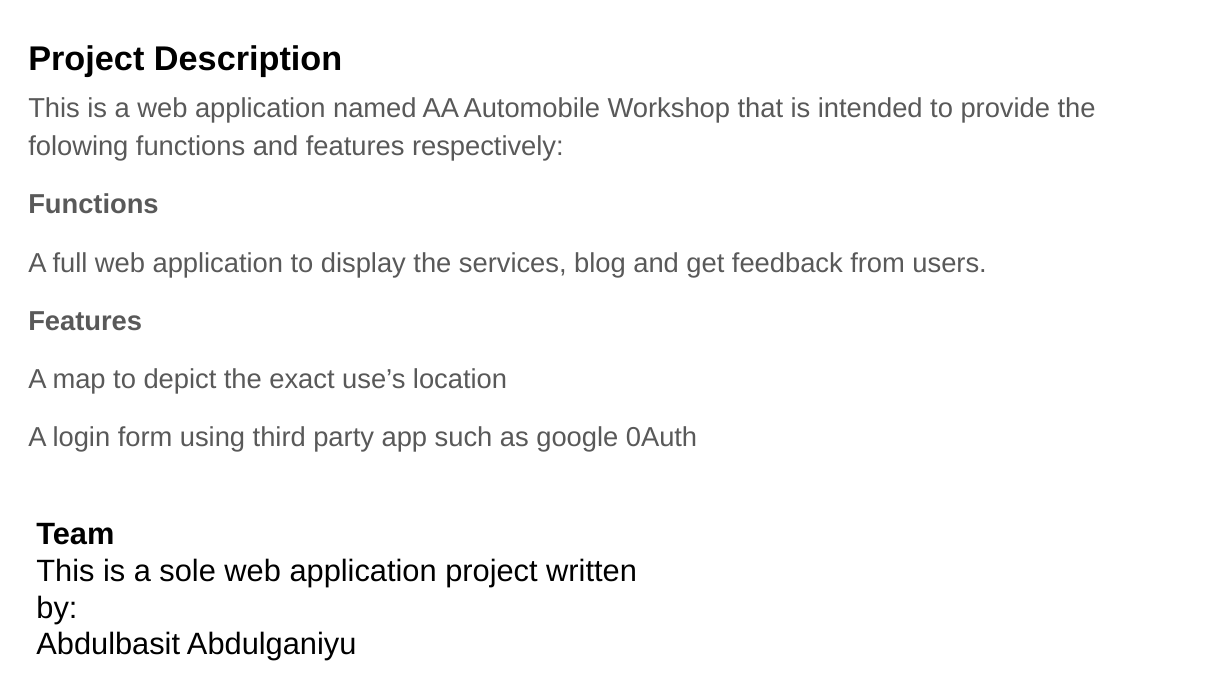
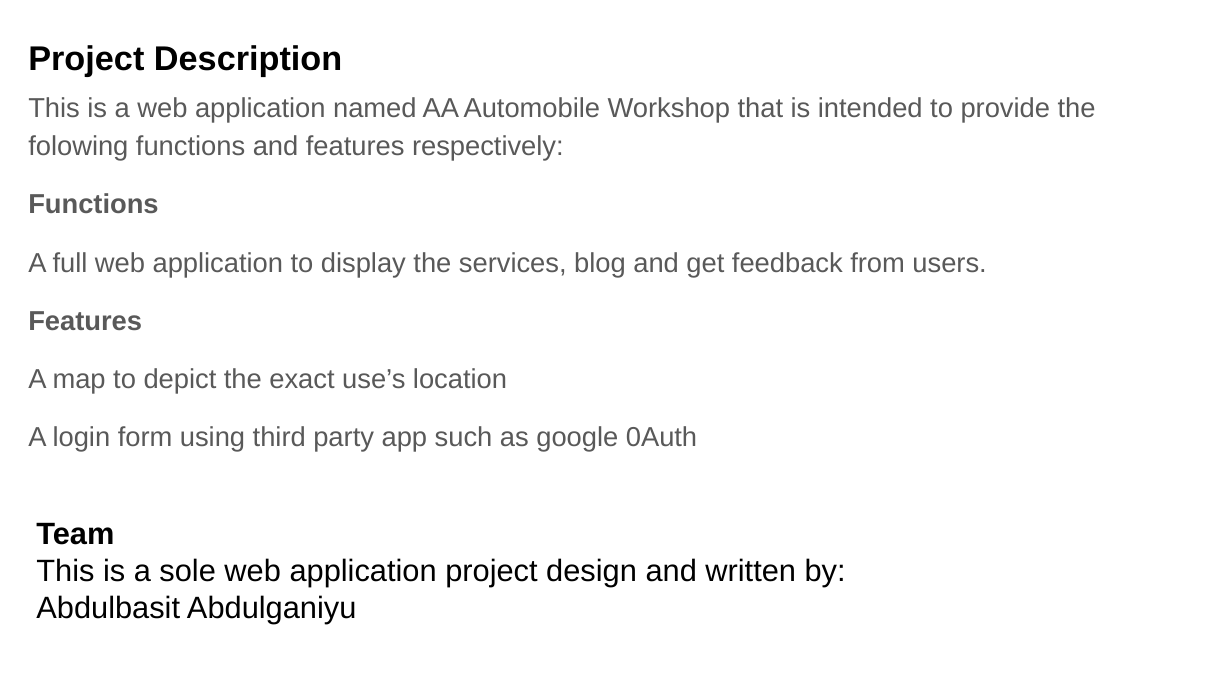
Before and after one commit to lanre2nite/aa-automobile_workshop, a slide deck: slide 2 of Presentation-Slide.pptx. Drawn at 1232x693 pixels with LibreOffice and Linux fonts; fonts in the diff are those of the drawing. Boxes give left, top, right and bottom in pixels: in the first picture for what was removed or moved away, otherwise in the second. Text is boxed around its words. In the diff, an @@ line names an element or a change of style, - is before the commit and + after.

```diff
--- a/Presentation-Slide.pptx
+++ b/Presentation-Slide.pptx
@@ text at (x1=36, y1=558, x2=846, y2=586): text changed @@
-This is a sole web application project written by:
+This is a sole web application project design and written by:
```
Also in this commit, not shown: 3 other slides changed, 2 slides added, 4 other files.
